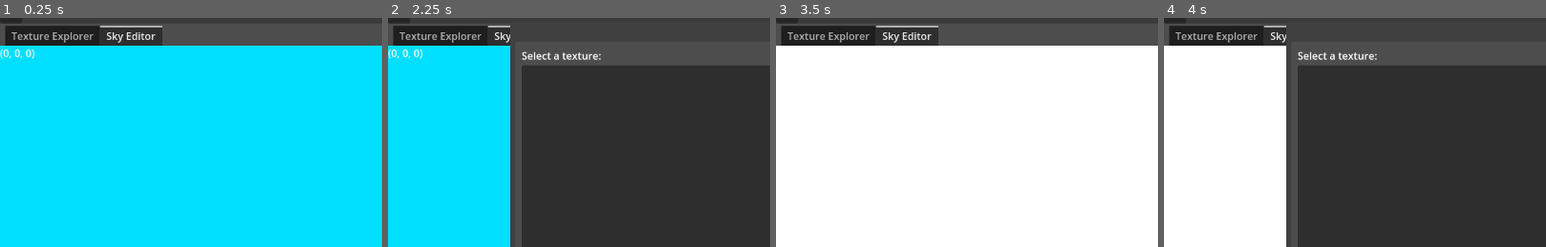
Above: before the commit, frames 1-4 (left to right).
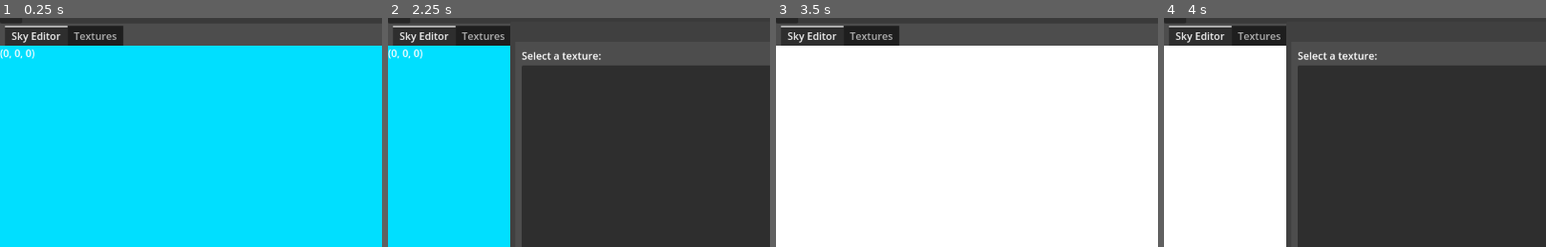
Above: after the commit, the same moments.

Repository: kaprosdev/FEZ-Skywatcher
Game: Godot game, scene res://main.tscn
Two runs of this game, one before a commit and one after it. Both use one fixed random seed, a clock stepped at 60 frames per second and the inputs below.
Inputs (mouse positions are % of the whole screen's width and height, from its top left):
- Up to frame 1 (0.25 s): no input
- Up to frame 2 (2.25 s): click "▶" at 0.5 s; click "◀" at 1.25 s; click (93, 20) at 2.02 s
- Up to frame 3 (3.5 s): click "Clear Texture" at 2.75 s
- Up to frame 4 (4 s): click "None" at 3.5 s
The pictures show only the part of the screen within x 0-50%, y 3-53%; the shares and areas given below are measured in that part.

The runs differ from the first frame. In frame 1, 1.6% of the frame differs, in the area x 1-43%, y 3-13%; in frame 2, 0.8%; in frame 3, 1.6%; in frame 4, 0.8%.
Error in both runs: Invalid access to property or key of type 'String' on a base object of type 'Dictionary'. (res://FezSkyData.gd:59)

Commit message:
texture module setup
- textures appear in the texture listing (again) and you can multiselect them
- you can add textures to a loaded sky project
- the delete button doesn't do anything yet because I realized I need a lot more wrapping around things that expect certain textures to exist to make sure nothing goes wrong
- probably going to just check what fez does for skies with missing parts and treat it like that
- will also be useful for making new skies from scratch, hopefully
- halfhearted attempt to do stuff through Godot's theme system but it isn't much - I'll hopefully pick this up later when the shape of the functionality is just a bit more concrete

Diff:
--- a/FezSkyData.gd
+++ b/FezSkyData.gd
@@ -9,7 +9,7 @@
 var sky_loaded: bool = false
 
 ## Internal lookup table of all textures associated with the
-var _textures: Dictionary
+var _textures: Dictionary = {}
 
 var cloud_colors: Array[Color] = []
 var fog_colors: Array[Color] = []
@@ -57,6 +57,10 @@
 
 func get_texture(texname: String) -> Texture2D:
 	return _textures[texname.to_lower()]
+
+func add_texture(texname: String, texture: Texture2D) -> void:
+	_textures[texname] = texture
+	sky_changed.emit()
 
 func get_cloud_color(time: float) -> Color:
 	return get_timed_color(time, cloud_colors)
--- /dev/null
+++ b/SkywatcherTheme.tres
@@ -0,0 +1,44 @@
+[gd_resource type="Theme" load_steps=5 format=3 uid="uid://b3iyb4ealiyvb"]
+
+[sub_resource type="StyleBoxFlat" id="StyleBoxFlat_sflyn"]
+content_margin_left = 2.0
+content_margin_right = 2.0
+bg_color = Color(0, 0.552083, 0.227336, 1)
+corner_radius_top_left = 4
+corner_radius_top_right = 4
+corner_radius_bottom_right = 4
+corner_radius_bottom_left = 4
+
+[sub_resource type="StyleBoxFlat" id="StyleBoxFlat_p3ewv"]
+content_margin_left = 2.0
+content_margin_right = 2.0
+bg_color = Color(0, 0.302083, 0.124391, 1)
+corner_radius_top_left = 4
+corner_radius_top_right = 4
+corner_radius_bottom_right = 4
+corner_radius_bottom_left = 4
+
+[sub_resource type="StyleBoxFlat" id="StyleBoxFlat_uygxh"]
+content_margin_left = 2.0
+content_margin_right = 2.0
+bg_color = Color(0, 0.34375, 0.141549, 1)
+corner_radius_top_left = 4
+corner_radius_top_right = 4
+corner_radius_bottom_right = 4
+corner_radius_bottom_left = 4
+
+[sub_resource type="StyleBoxFlat" id="StyleBoxFlat_80a87"]
+content_margin_left = 2.0
+content_margin_right = 2.0
+bg_color = Color(0, 0.302083, 0.124391, 1)
+corner_radius_top_left = 4
+corner_radius_top_right = 4
+corner_radius_bottom_right = 4
+corner_radius_bottom_left = 4
+
+[resource]
+GreenButton/base_type = &"Button"
+GreenButton/styles/hover = SubResource("StyleBoxFlat_sflyn")
+GreenButton/styles/hover_pressed = SubResource("StyleBoxFlat_p3ewv")
+GreenButton/styles/normal = SubResource("StyleBoxFlat_uygxh")
+GreenButton/styles/pressed = SubResource("StyleBoxFlat_80a87")
--- /dev/null
+++ b/TextureExplorer.tscn
@@ -0,0 +1,109 @@
+[gd_scene load_steps=8 format=3 uid="uid://blxfovnib25m5"]
+
+[ext_resource type="Script" path="res://texture_explorer.gd" id="1_jccit"]
+
+[sub_resource type="FontVariation" id="FontVariation_q6vx7"]
+variation_embolden = 1.0
+
+[sub_resource type="StyleBoxFlat" id="StyleBoxFlat_ymwrw"]
+bg_color = Color(0.537255, 0.0313726, 0, 0.501961)
+corner_radius_top_left = 4
+corner_radius_top_right = 4
+corner_radius_bottom_right = 4
+corner_radius_bottom_left = 4
+
+[sub_resource type="StyleBoxFlat" id="StyleBoxFlat_82wov"]
+bg_color = Color(0.536458, 0.0319759, 0, 1)
+corner_radius_top_left = 4
+corner_radius_top_right = 4
+corner_radius_bottom_right = 4
+corner_radius_bottom_left = 4
+
+[sub_resource type="StyleBoxFlat" id="StyleBoxFlat_ty1aq"]
+bg_color = Color(0.833333, 0.0496713, 0, 1)
+corner_radius_top_left = 4
+corner_radius_top_right = 4
+corner_radius_bottom_right = 4
+corner_radius_bottom_left = 4
+
+[sub_resource type="StyleBoxFlat" id="StyleBoxFlat_koime"]
+bg_color = Color(0.536458, 0.0319759, 0, 1)
+corner_radius_top_left = 4
+corner_radius_top_right = 4
+corner_radius_bottom_right = 4
+corner_radius_bottom_left = 4
+
+[sub_resource type="StyleBoxFlat" id="StyleBoxFlat_p1s56"]
+bg_color = Color(0.713542, 0.0425311, 0, 1)
+corner_radius_top_left = 4
+corner_radius_top_right = 4
+corner_radius_bottom_right = 4
+corner_radius_bottom_left = 4
+
+[node name="TextureExplorer" type="VBoxContainer"]
+anchors_preset = 15
+anchor_right = 1.0
+anchor_bottom = 1.0
+grow_horizontal = 2
+grow_vertical = 2
+script = ExtResource("1_jccit")
+_texture_listing = NodePath("TextureListingContainer/TextureListing")
+_delete_button = NodePath("PanelContainer/HBoxContainer/DeleteTextureButton")
+
+[node name="PanelContainer" type="PanelContainer" parent="."]
+layout_mode = 2
+
+[node name="HBoxContainer" type="HBoxContainer" parent="PanelContainer"]
+layout_mode = 2
+alignment = 2
+
+[node name="DeleteTextureButton" type="Button" parent="PanelContainer/HBoxContainer"]
+auto_translate_mode = 1
+custom_minimum_size = Vector2(31, 31)
+layout_mode = 2
+focus_mode = 0
+theme_override_fonts/font = SubResource("FontVariation_q6vx7")
+theme_override_font_sizes/font_size = 16
+theme_override_styles/disabled = SubResource("StyleBoxFlat_ymwrw")
+theme_override_styles/hover_pressed = SubResource("StyleBoxFlat_82wov")
+theme_override_styles/hover = SubResource("StyleBoxFlat_ty1aq")
+theme_override_styles/pressed = SubResource("StyleBoxFlat_koime")
+theme_override_styles/normal = SubResource("StyleBoxFlat_p1s56")
+disabled = true
+text = "⨉"
+
+[node name="AddTextureButton" type="Button" parent="PanelContainer/HBoxContainer"]
+layout_mode = 2
+focus_mode = 0
+theme_type_variation = &"GreenButton"
+text = "＋ Add"
+
+[node name="TextureListingContainer" type="ScrollContainer" parent="."]
+auto_translate_mode = 1
+layout_mode = 2
+size_flags_vertical = 3
+
+[node name="TextureListing" type="ItemList" parent="TextureListingContainer"]
+auto_translate_mode = 1
+layout_mode = 2
+size_flags_horizontal = 3
+size_flags_vertical = 3
+theme_override_constants/v_separation = 10
+theme_override_constants/h_separation = 10
+select_mode = 1
+max_columns = 0
+icon_mode = 0
+fixed_icon_size = Vector2i(150, 150)
+
+[node name="AddTextureFileDialog" type="FileDialog" parent="."]
+title = "Add a Texture"
+ok_button_text = "Open"
+file_mode = 0
+access = 2
+filters = PackedStringArray("*.png")
+use_native_dialog = true
+
+[connection signal="pressed" from="PanelContainer/HBoxContainer/AddTextureButton" to="." method="_on_add_texture_button_pressed"]
+[connection signal="empty_clicked" from="TextureListingContainer/TextureListing" to="." method="_on_texture_listing_empty_clicked"]
+[connection signal="multi_selected" from="TextureListingContainer/TextureListing" to="." method="_on_texture_listing_multi_selected"]
+[connection signal="file_selected" from="AddTextureFileDialog" to="." method="_on_open_texture_dialog_file_selected"]
--- a/main.gd
+++ b/main.gd
@@ -27,13 +27,6 @@
 
 func _on_open_file_dialog_file_selected(path: String) -> void:
 	FezSky.load(path)
-	#var texturechildren = %TextureDisplay.get_children()
-	#for child in texturechildren:
-		#child.queue_free()
-	#for texturename in sky._textures:
-		#var texture_preview = preview_prefab.instantiate()
-		#texture_preview.load_texture(texturename, FezSky.get_texture(texturename))
-		#%TextureDisplay.add_child(texture_preview)
 
 	print("Finished loading")
 
--- a/main.tscn
+++ b/main.tscn
@@ -1,7 +1,8 @@
-[gd_scene load_steps=4 format=3 uid="uid://bnwapgffcuwr4"]
+[gd_scene load_steps=5 format=3 uid="uid://bnwapgffcuwr4"]
 
 [ext_resource type="Script" path="res://main.gd" id="1_mow1k"]
 [ext_resource type="PackedScene" uid="uid://v8kykgvjf7a7" path="res://editor/SkyEditor.tscn" id="2_8seox"]
+[ext_resource type="PackedScene" uid="uid://blxfovnib25m5" path="res://TextureExplorer.tscn" id="3_55h2w"]
 
 [sub_resource type="StyleBoxFlat" id="StyleBoxFlat_exrvo"]
 bg_color = Color(0.156863, 0.156863, 0.156863, 0.501961)
@@ -56,22 +57,13 @@
 [node name="TabContainer" type="TabContainer" parent="VBoxContainer"]
 layout_mode = 2
 size_flags_vertical = 3
-current_tab = 1
-
-[node name="Texture Explorer" type="ScrollContainer" parent="VBoxContainer/TabContainer"]
-visible = false
-layout_mode = 2
-size_flags_vertical = 3
-
-[node name="TextureDisplay" type="HFlowContainer" parent="VBoxContainer/TabContainer/Texture Explorer"]
-unique_name_in_owner = true
-layout_mode = 2
-size_flags_horizontal = 3
-size_flags_vertical = 3
-theme_override_constants/h_separation = 10
-theme_override_constants/v_separation = 10
+current_tab = 0
 
 [node name="Sky Editor" parent="VBoxContainer/TabContainer" instance=ExtResource("2_8seox")]
+layout_mode = 2
+
+[node name="Textures" parent="VBoxContainer/TabContainer" instance=ExtResource("3_55h2w")]
+visible = false
 layout_mode = 2
 
 [connection signal="file_selected" from="OpenFileDialog" to="." method="_on_open_file_dialog_file_selected"]
--- a/project.godot
+++ b/project.godot
@@ -23,6 +23,10 @@
 
 window/size/viewport_width=1200
 window/size/viewport_height=720
+
+[gui]
+
+theme/custom="res://SkywatcherTheme.tres"
 
 [input]
 
--- /dev/null
+++ b/texture_explorer.gd
@@ -0,0 +1,45 @@
+extends Control
+
+
+@export_node_path("ItemList") var _texture_listing: NodePath
+var texture_listing: ItemList:
+	get:
+		return get_node(_texture_listing)
+
+@export_node_path("Button") var _delete_button: NodePath
+var delete_button: Button:
+	get:
+		return get_node(_delete_button)
+
+# Called when the node enters the scene tree for the first time.
+func _ready() -> void:
+	FezSky.new_sky_loaded.connect(reload_textures)
+	FezSky.sky_changed.connect(reload_textures)
+	pass # Replace with function body.
+
+
+func reload_textures() -> void:
+	texture_listing.clear()
+	for texturename in FezSky._textures:
+		texture_listing.add_item(texturename, FezSky.get_texture(texturename))
+
+
+func _on_add_texture_button_pressed() -> void:
+	$AddTextureFileDialog.show()
+
+
+func _on_open_texture_dialog_file_selected(path: String) -> void:
+	var newtex_img := Image.load_from_file(path)
+	FezSky.add_texture(path.get_file().get_basename().to_lower(), ImageTexture.create_from_image(newtex_img))
+
+
+func _on_texture_listing_multi_selected(index: int, selected: bool) -> void:
+	print("multiselect triggered! " + str(index) + ": " + str(selected))
+	delete_button.disabled = not texture_listing.is_anything_selected()
+	pass # Replace with function body.
+
+
+func _on_texture_listing_empty_clicked(at_position: Vector2, mouse_button_index: int) -> void:
+	texture_listing.deselect_all()
+	delete_button.disabled = not texture_listing.is_anything_selected()
+	pass # Replace with function body.
